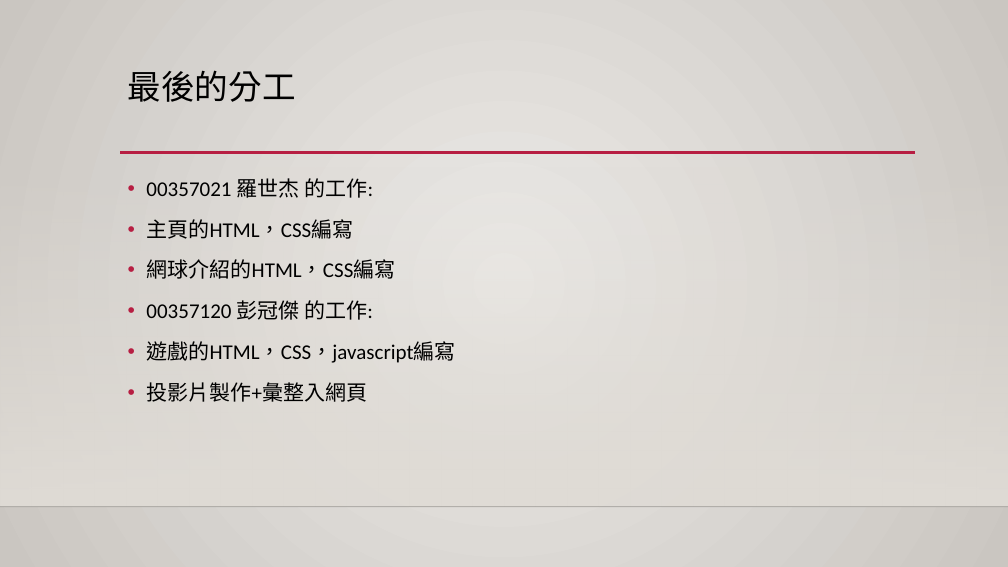
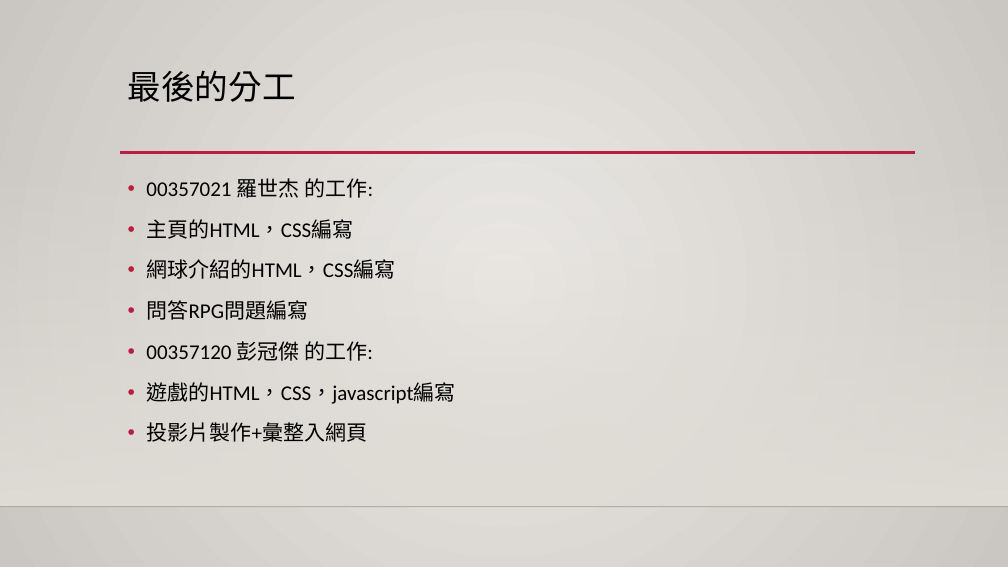
Before and after one commit to iamjoey123/Tennis_Question_Rpg, a slide deck: slide 7 of ppt.pptx. Drawn at 1008x567 pixels with LibreOffice and Linux fonts; fonts in the diff are those of the drawing; background and template pictures are left out. Boxes give left, top, right and bottom in pixels: in the first picture for what was removed or moved away, otherwise in the second. Text is boxed around its words. In the diff, an @@ line names an element or a change of style, - is before the commit and + after.

```diff
--- a/ppt.pptx
+++ b/ppt.pptx
@@ text at [146,300,308,320]: paragraph added @@
+• 問答RPG問題編寫
```
Also in this commit, not shown: 1 other slide changed, 2 other files.
